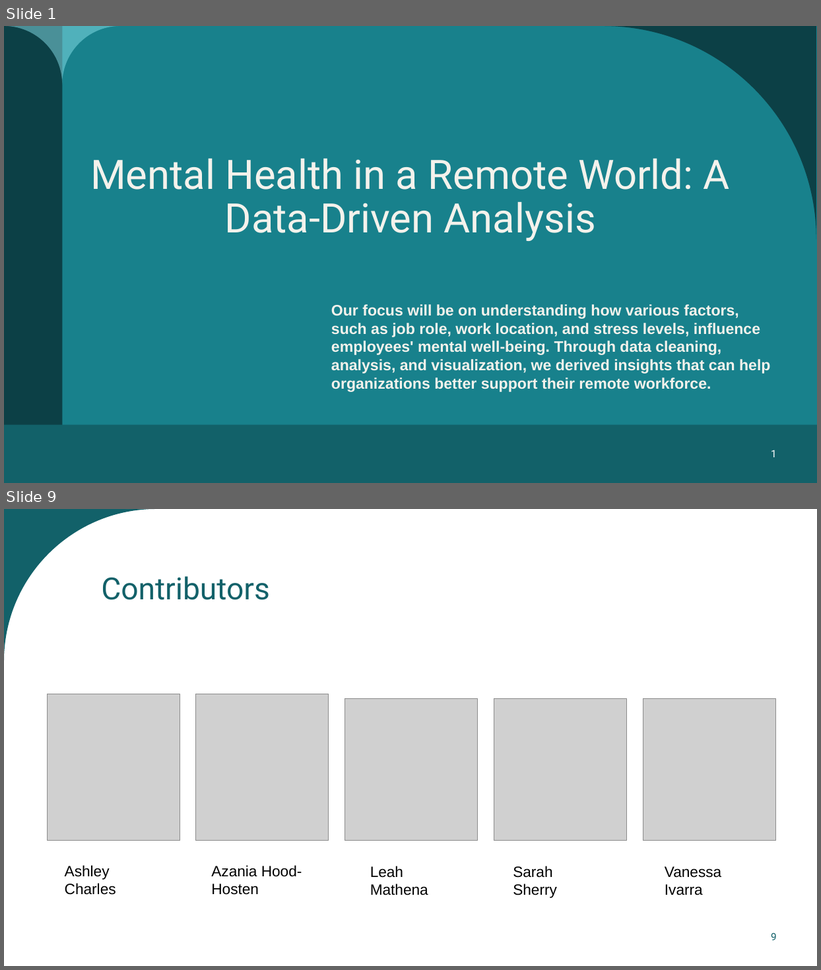
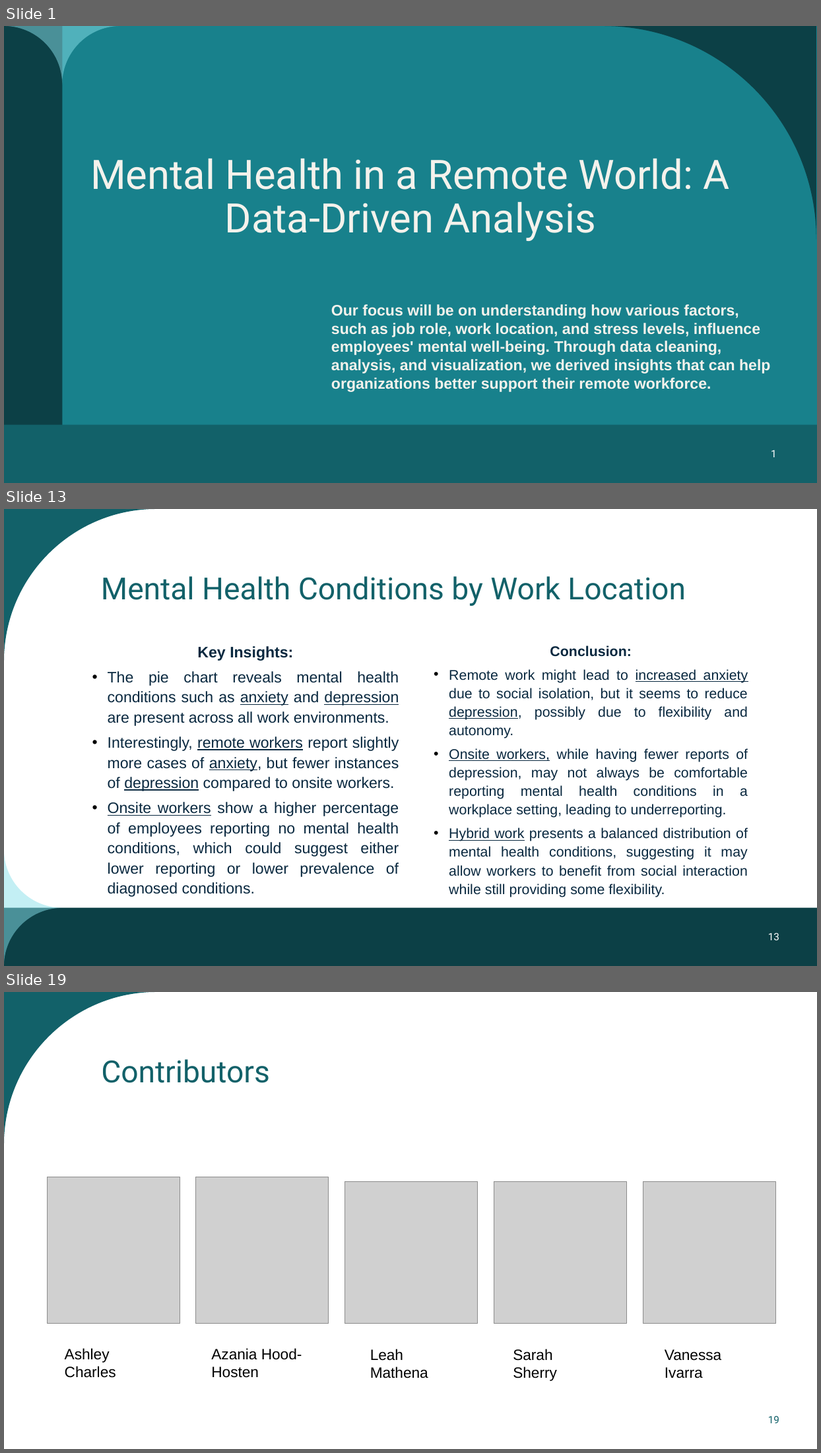
Before and after one commit to AzaniaHH/Project-3, a slide deck: Mental Health presentation.pptx. Shown one above the other, each under a label of ours: slides 1 and 9 before the commit, slides 1, 13 and 19 after it; the slides between them are not shown. The pictures are 821x970 and 821x1453 pixels, drawn with LibreOffice and Linux fonts; fonts in the diff are those of the drawing; grey boxes stand for pictures. Boxes give left, top, right and bottom in pixels: in the first picture for what was removed or moved away, otherwise in the second. Text is boxed around its words. In the diff, an @@ line names an element or a change of style, - is before the commit and + after.

```diff
--- a/Mental Health presentation.pptx
+++ b/Mental Health presentation.pptx
@@ slide 13 added at bbox=[4, 509, 817, 966], background #FFFFFF; not listed: 1 template element that a slide beside it also shows @@
@@ title added at bbox=[101, 576, 686, 606], 36 pt, text #126169 @@
+Mental Health Conditions by Work Location
@@ text added at bbox=[108, 646, 399, 897], 18 pt, text #09283F @@
+Key Insights:
+• The pie chart reveals mental health conditions such as anxiety and depression are present across all work environments.
+• Interestingly, remote workers report slightly more cases of anxiety, but fewer instances of depression compared to onsite workers.
+• Onsite workers show a higher percentage of employees reporting no mental health conditions, which could suggest either lower reporting or lower prevalence of diagnosed conditions.
@@ text added at bbox=[449, 646, 748, 898], 16.6 pt, text #09283F @@
+Conclusion:
+• Remote work might lead to increased anxiety due to social isolation, but it seems to reduce depression, possibly due to flexibility and autonomy.
+• Onsite workers, while having fewer reports of depression, may not always be comfortable reporting mental health conditions in a workplace setting, leading to underreporting.
+• Hybrid work presents a balanced distribution of mental health conditions, suggesting it may allow workers to benefit from social interaction while still providing some flexibility.
@@ freeform shape added at bbox=[4, 850, 63, 966], fill #89E1EB at 50% opacity @@
@@ rectangle added at bbox=[4, 908, 817, 966], fill #0C4046 @@
@@ page number added at bbox=[768, 933, 780, 941], 12 pt, text #FFFFFF @@
+13
@@ what was slide 9 is now slide 19 @@
@@ page number at bbox=[768, 1416, 780, 1424]: text changed @@
-9
+19
```
Also in this commit, not shown: 2 slides changed, 14 other slides added, 5 slides removed.
